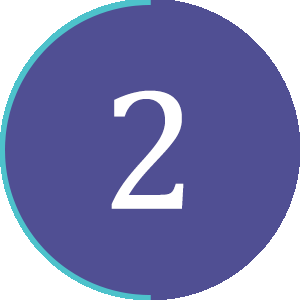
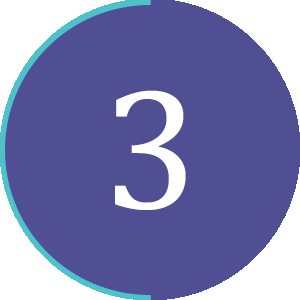
Two versions of the same layered image (300x300). Layer-by-layer changes:
renamed "2" to "3", painted on it over bbox(111, 90, 186, 210)
